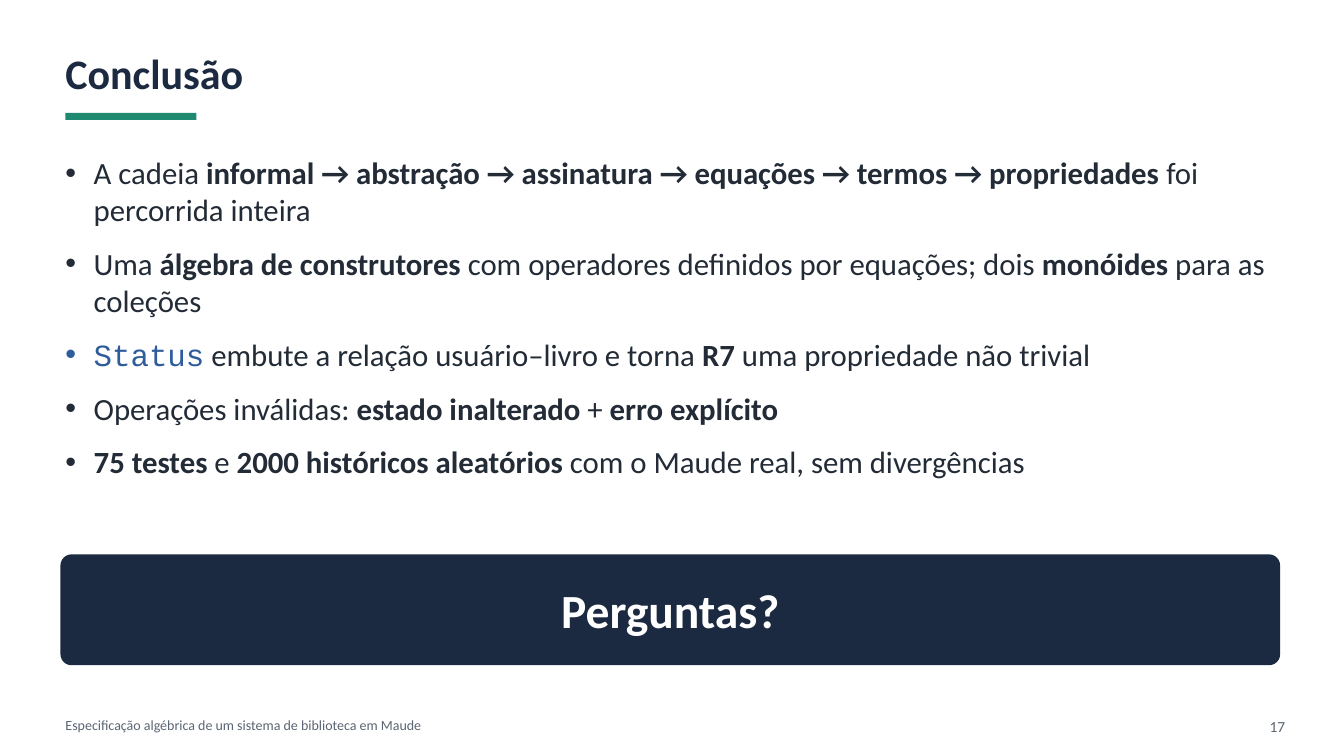
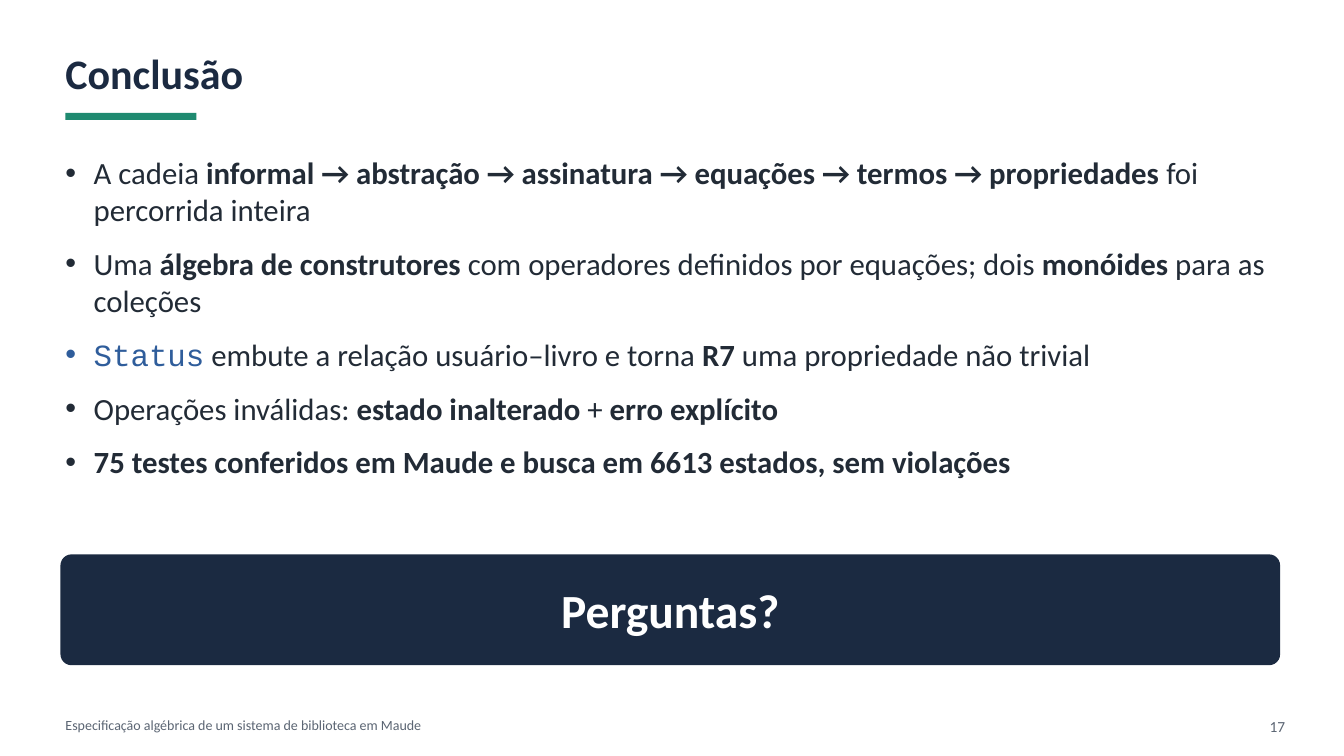
Before and after one commit to leandroaa01/work-EA-system-library, a slide deck: slide 17 of docs/slides/apresentacao-biblioteca.pptx. Drawn at 1344x756 pixels with LibreOffice and Linux fonts; fonts in the diff are those of the drawing. Boxes give left, top, right and bottom in pixels: in the first picture for what was removed or moved away, otherwise in the second. Text is boxed around its words. In the diff, an @@ line names an element or a change of style, - is before the commit and + after.

```diff
--- a/docs/slides/apresentacao-biblioteca.pptx
+++ b/docs/slides/apresentacao-biblioteca.pptx
@@ text at bbox=[94, 451, 1010, 478]: text changed @@
-• 75 testes e 2000 históricos aleatórios com o Maude real, sem divergências
+• 75 testes conferidos em Maude e busca em 6613 estados, sem violações
```
Also in this commit, not shown: 3 other slides changed, 11 other files.
